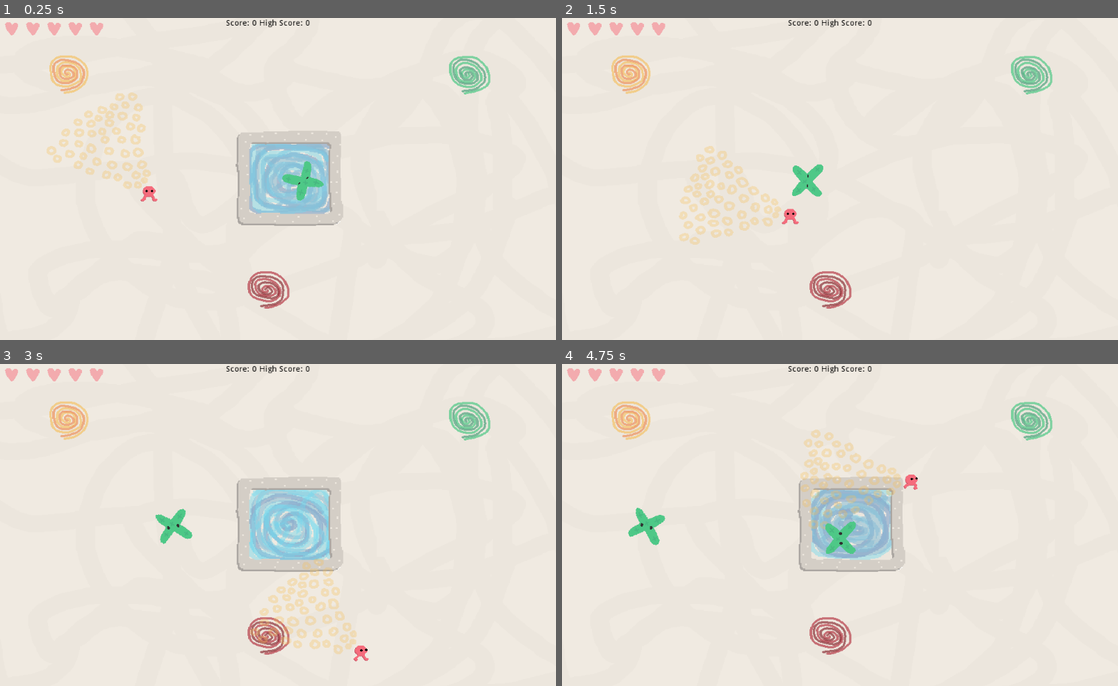
Above: before the commit, frames 1-4 (two rows, left to right).
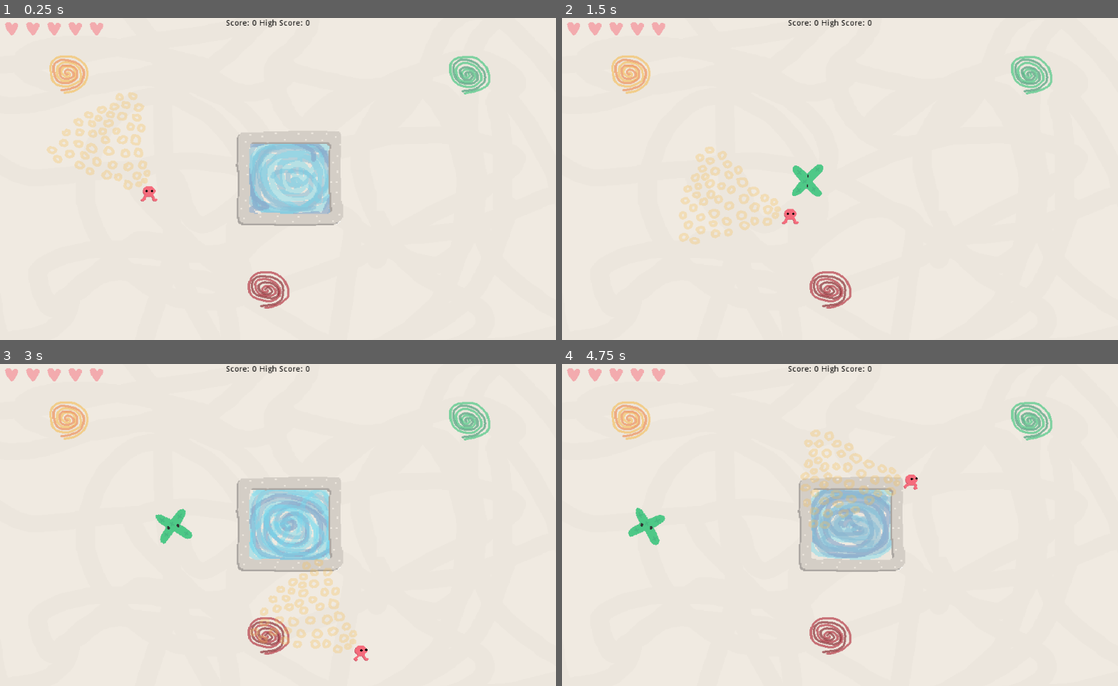
Above: after the commit, the same moments.

Repository: colinkarpfinger/HalfLife3
Game: Godot game, scene res://Scenes/Main.tscn
Same seed, same stepped clock (60 frames per second), same inputs: the game is played once before the commit and once after it. Sound files missing from this copy of the repository are replaced by a short silence.
Inputs (mouse positions are in pixels of both pictures, inside the frame that each line leads up to):
- Up to frame 1 (0.25 s): no input
- Up to frame 2 (1.5 s): move the mouse to (845, 27) at 0.52 s; press the mouse at (845, 27) at 0.53 s; hold D (move_right) 0.53-1.28 s; move the mouse to (728, 198) at 1.27 s; release the mouse at (728, 198) at 1.28 s; hold S (move_down) from 1.28 s (still down); click (728, 198) at 1.35 s
- Up to frame 3 (3 s): move the mouse to (333, 454) at 2.02 s; release S (move_down) at 2.03 s; press the mouse at (333, 454) at 2.03 s; hold D (move_right) 2.03-2.78 s; move the mouse to (250, 592) at 2.77 s; release the mouse at (250, 592) at 2.78 s; hold W (move_up) from 2.78 s (still down); click (250, 592) at 2.85 s
- Up to frame 4 (4.75 s): move the mouse to (1006, 576) at 3.52 s; release W (move_up) at 3.53 s; press the mouse at (1006, 576) at 3.53 s; hold A (move_left) from 3.53 s (still down); move the mouse to (673, 476) at 4.27 s; release the mouse at (673, 476) at 4.28 s; click (673, 476) at 4.35 s

The runs differ from the first frame. In frame 1, 1.7% of the frame differs, in the area x 8-60%, y 23-61%; in frame 2, 0.3%; in frame 3, 0.3%; in frame 4, 0.7%.

Commit message:
added particle effect on player death

Diff:
--- a/ParticleTesting/Scripts/Particle.gd
+++ b/ParticleTesting/Scripts/Particle.gd
@@ -93,6 +93,7 @@
 
 func _process(_delta):
 	if state == states.ACTIVE:
+		visible = true
 		if decayLevel < 4:
 			health -= 1
 		var healthFracCompl = 1 - max(0, health/startingHealth)
@@ -106,6 +107,8 @@
 		shakeVec = (oldShakeVec * shakeVecDecayFactor) + shakeVecIncrement
 		animatedSprite.offset = shakeVec
 		sprite.offset = shakeVec
+	if state == states.INACTIVE:
+		visible = OS.get_ticks_msec() % 500 < 250
 
 
 
--- a/ParticleTesting/Scripts/Player.gd
+++ b/ParticleTesting/Scripts/Player.gd
@@ -5,6 +5,7 @@
 
 export var beamPath := NodePath();
 onready var beam : Beam = get_node(beamPath);
+const deathParticles = preload("res://Subscenes/DeathParticles.tscn")
 
 export (float) var accel_speed = 20
 export (float) var max_speed = 1000
@@ -96,6 +97,11 @@
 
 #health reached 0
 func die():
+#	$CPUParticles2D.emitting = true
+	var dp = deathParticles.instance()
+	dp.emitting = true
+	dp.position = transform.origin
+	get_parent().add_child(dp)
 	get_tree().queue_delete(self)
 	emit_signal("player_died")
 
--- /dev/null
+++ b/ParticleTesting/Subscenes/DeathParticles.tscn
@@ -0,0 +1,14 @@
+[gd_scene format=2]
+
+[node name="DeathParticles" type="CPUParticles2D"]
+emitting = false
+amount = 50
+lifetime = 0.25
+one_shot = true
+direction = Vector2( 0, 0 )
+spread = 180.0
+gravity = Vector2( 0, 0 )
+initial_velocity = 386.13
+initial_velocity_random = 0.39
+scale_amount = 5.0
+color = Color( 1, 0.486275, 0.486275, 1 )
--- a/ParticleTesting/Subscenes/Player.tscn
+++ b/ParticleTesting/Subscenes/Player.tscn
@@ -159,7 +159,7 @@
 
 [node name="AnimatedSprite" type="AnimatedSprite" parent="."]
 frames = SubResource( 12 )
-frame = 1
+frame = 2
 speed_scale = 2.0
 playing = true
 
@@ -185,6 +185,7 @@
 scale = Vector2( 0.5, 0.5 )
 frames = SubResource( 26 )
 animation = "yellow"
+frame = 1
 speed_scale = 1.636
 playing = true
 
--- a/ParticleTesting/Subscenes/Reactor.tscn
+++ b/ParticleTesting/Subscenes/Reactor.tscn
@@ -115,7 +115,6 @@
 position = Vector2( -2.32518, 0.25949 )
 frames = SubResource( 16 )
 animation = "closed"
-frame = 1
 playing = true
 
 [node name="Area2D" type="Area2D" parent="."]
